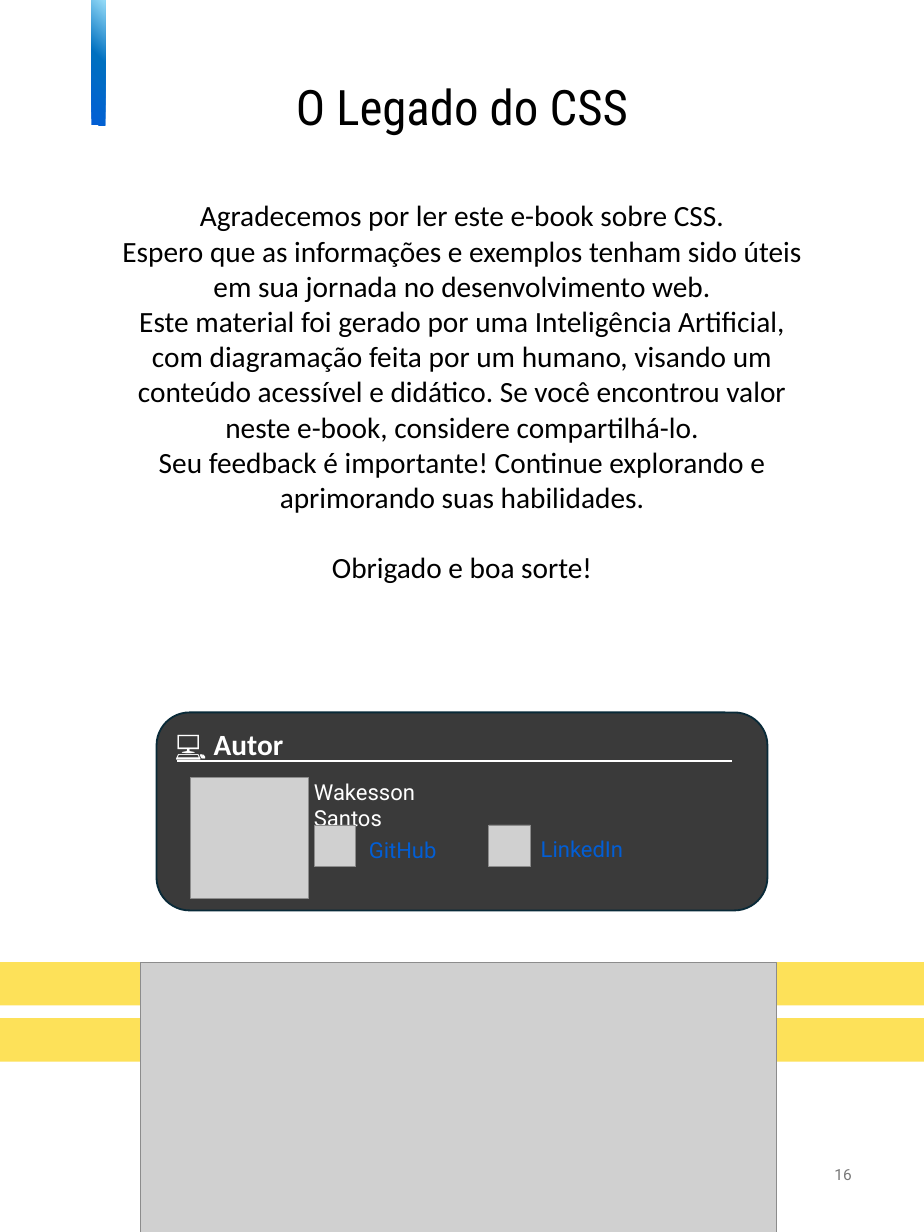
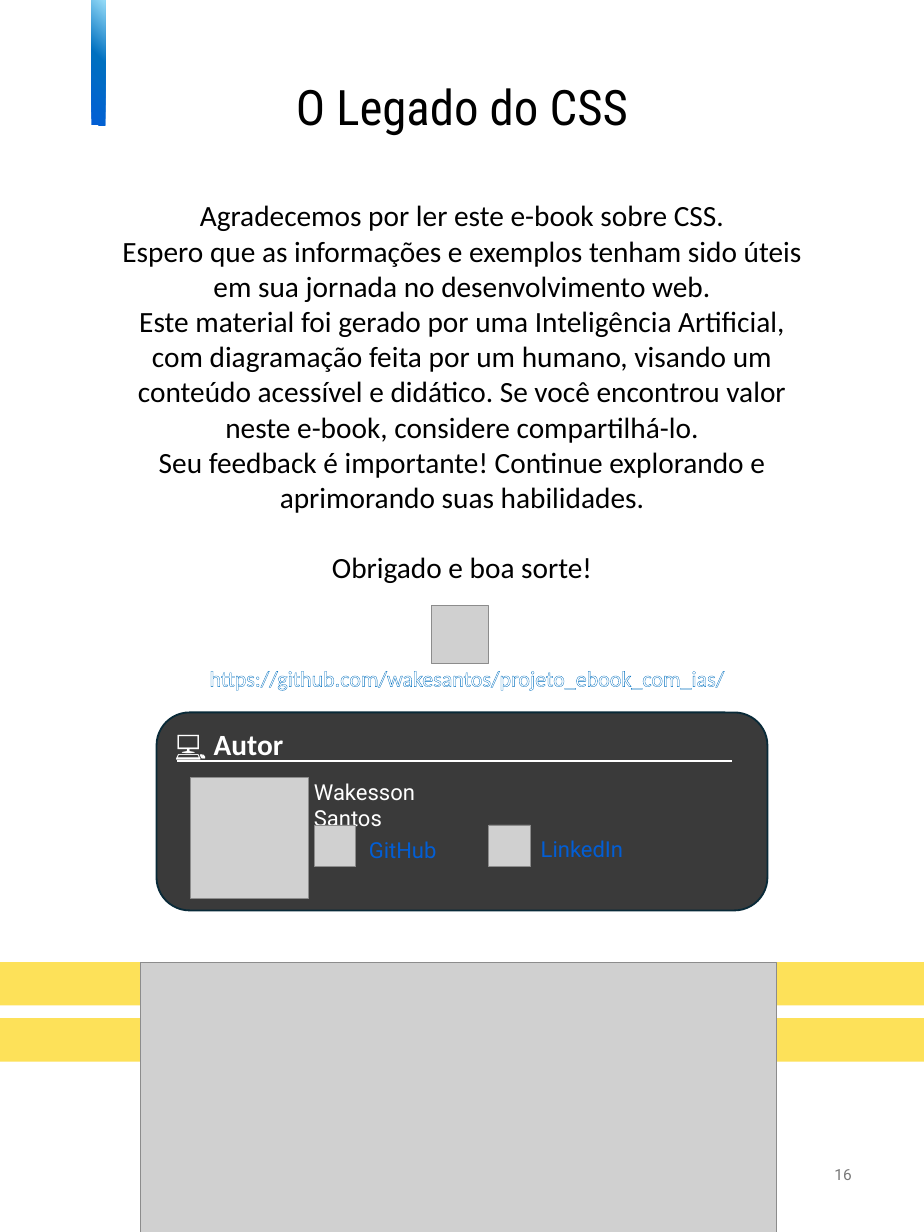
Before and after one commit to wakesantos/projeto_ebook_com_ias, a slide deck: slide 16 of files/CSS HERO v2.pptx. Drawn at 924x1232 pixels with LibreOffice and Linux fonts; fonts in the diff are those of the drawing; grey boxes stand for pictures. Boxes give left, top, right and bottom in pixels: in the first picture for what was removed or moved away, otherwise in the second. Text is boxed around its words. In the diff, an @@ line names an element or a change of style, - is before the commit and + after.

Commit message:
links adicionados nos arquivos do projeto
Atualizei os links para direcionamento

```diff
--- a/files/CSS HERO v2.pptx
+++ b/files/CSS HERO v2.pptx
@@ picture added at <box>431,606,489,664</box> @@
@@ text added at <box>210,671,725,691</box>, 18 pt, text #FFFFFF @@
+https://github.com/wakesantos/projeto_ebook_com_ias/
```
Also in this commit, not shown: 1 other file.
